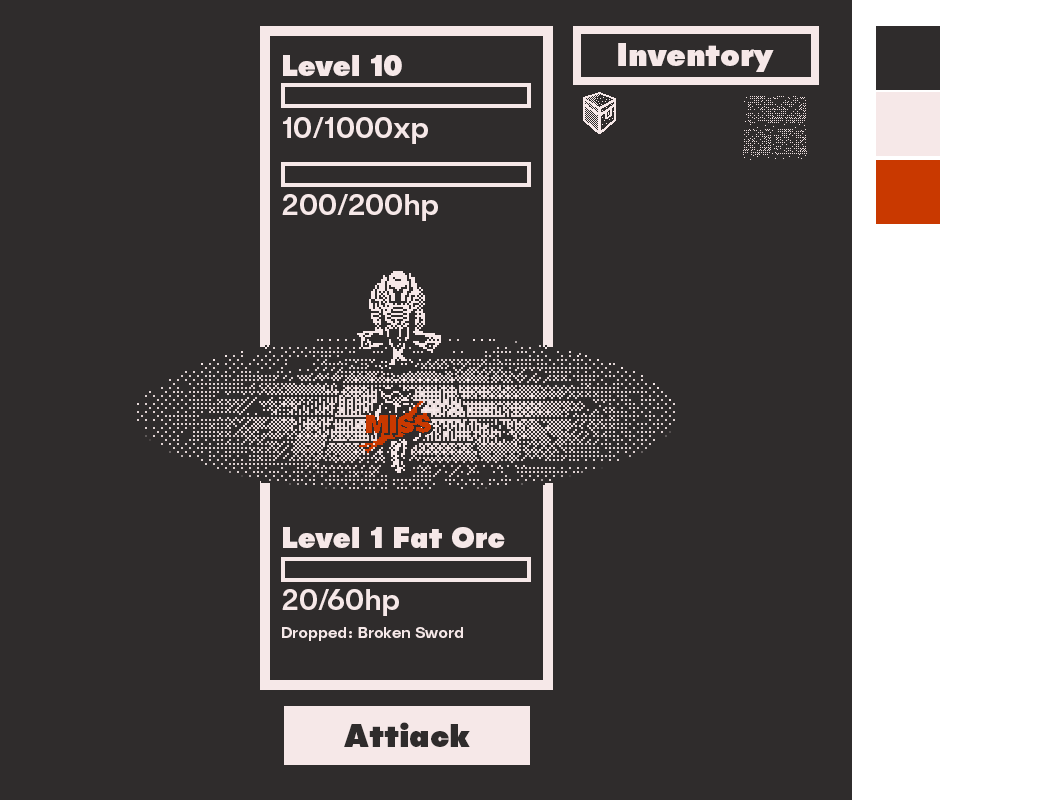
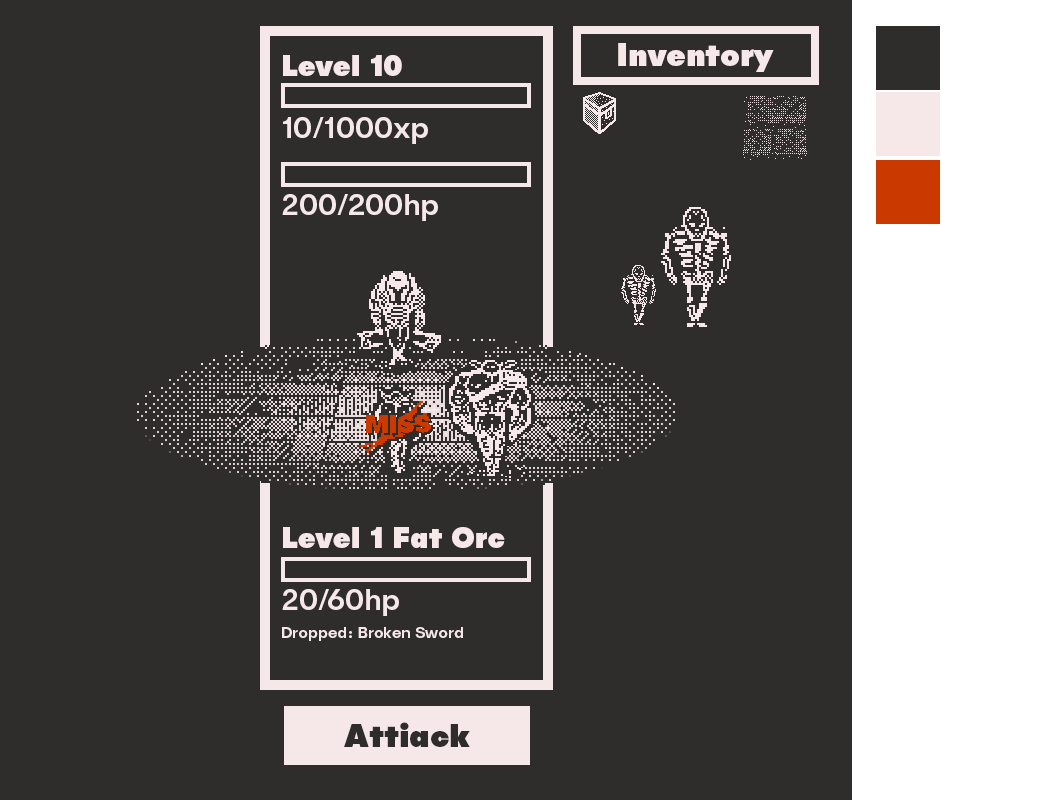
Layer changes from the first 1052x800 image to the second:
added layer "character 1x" above "character 2x" over (621, 265, 656, 325)
added layer "character 2x" above "boss 1x" over (661, 207, 731, 327)
added layer "boss 1x" above "boss 1x shade" over (449, 360, 531, 478)
added layer "boss 1x shade" above "brack tile shade" over (445, 359, 535, 478)
